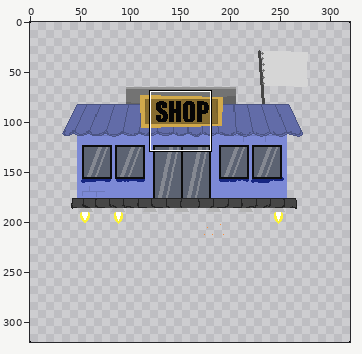
Two versions of one pixel-art file, public/assets/sprite_shop_blue.aseprite. The first picture is a wide view before the edit; the outline marks the close-up.
Close-up. Before:
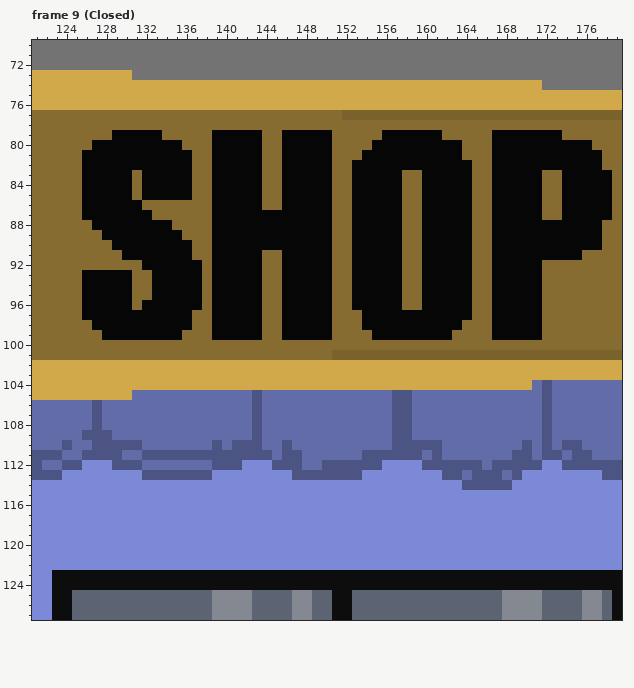
320x320 pixels, 12 frames. Colours within 5 levels of each other are drawn and written as one. Shown: frame 9 (Closed): x 121..179, y 70..127. The commit also changed other frames or places, which this record leaves out.
Once edited:
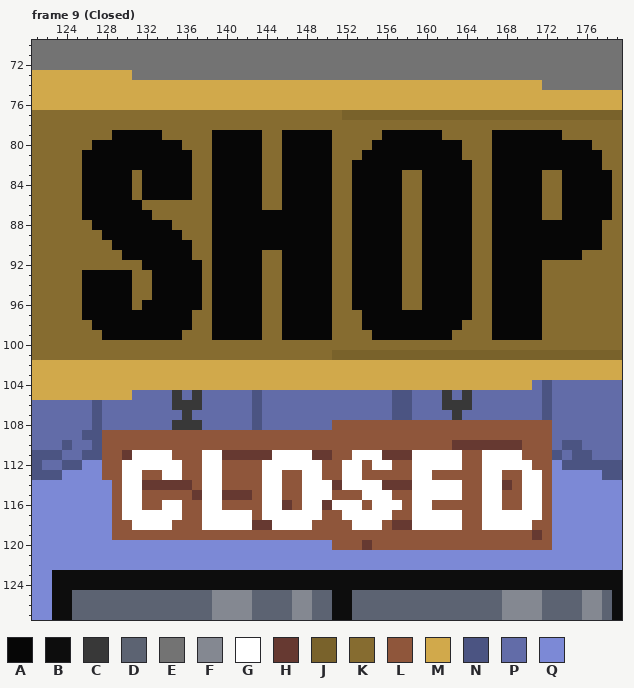
Palette (. is transparent): A #060606  B #0d0d0d  C #383838  D #5c6372  E #737373  F #848891  G #ffffff  H #663931  J #79622b  K #866c30  L #8f563b  M #d1a94b  N #4b5482  P #626ca8  Q #7c89d6
The commit says: Make shops prettier :)
The edit:
{"change": "layer \"Open/Closed\" added"}
{"where": "frame 9 (Closed), layer \"Open/Closed\""}
{"frame":9,"y":105,"x":135,"old":"P","new":"C"}
{"frame":9,"y":105,"x":137,"old":"P","new":"C"}
{"frame":9,"y":105,"x":162,"old":"P","new":"C"}
{"frame":9,"y":105,"x":164,"old":"P","new":"C"}
{"frame":9,"y":106,"x":135,"old":"PPP","new":"CCC"}
{"frame":9,"y":106,"x":162,"old":"PPP","new":"CCC"}
{"frame":9,"y":107,"x":136,"old":"P","new":"C"}
{"frame":9,"y":107,"x":163,"old":"P","new":"C"}
{"frame":9,"y":108,"x":135,"old":"PPP","new":"CCC"}
{"frame":9,"y":108,"x":151,"old":"PPPPPPNNPPPPPPPPPPPPPN","new":"LLLLLLLLLLLLLLLLLLLLLL"}
{"frame":9,"y":109,"x":128,"old":"NPPPPPPPPPPPPPPNPPPPPPPPPPPPPNNPPPPPPPPPPPPPN","new":"LLLLLLLLLLLLLLLLLLLLLLLLLLLLLLLLLLLLLLLLLLLLL"}
{"frame":9,"y":110,"x":128,"old":"NNNNPPPPPPPNPNNNPPNPPPPPPPPPPNNNNNPPPPPPPPNPN","new":"LLLLLLLLLLLLLLLLLLLLLLLLLLLLLLLLLLLHHHHHHHLLL"}
{"frame":9,"y":111,"x":128,"old":"NNPPNNNNNNNNNNNNNPNNPPPPPPNNNNNNPNPPPPPPPNNPN","new":"LLHGGGGLLLGGHHHHHGGGGHHLLGGGHHHGGGGGLLGGGGLLL"}
{"frame":9,"y":112,"x":128,"old":"QNNNPPPPPPPNNNQQQNNNPPNNNNNNQQQQNNNNNNPNNNNNQ","new":"LLGGGGGGLLGGLLLLGGGGGGLLGGLGGLLGGGGGLLGGGGGLL"}
{"frame":9,"y":113,"x":128,"old":"QQQQNNNNNNNQQQQQQQQNNNNNNNQQQQQQQQNNPNNNPNQQQ","new":"LLGGLLGGLLGGLLLLGGLLGGLLGGLLLLLGGLLLLLGGLLGGL"}
{"frame":9,"y":114,"x":129,"old":"QQQQQQQQQQQQQQQQQQQQQQQQQQQQQQQQQQQNNNNNQQQQ","new":"LGGHHHHHLGGLLLLGGLLGGGHGGGGHHHGGGGGLLGGHLGGL"}
{"frame":9,"y":115,"x":129,"old":"QQQQQQQQQQQQQQQQQQQQQQQQQQQQQQQQQQQQQQQQQQQQ","new":"LGGLLLLLHGGHHHLGGLLGGGLLLGGGLLGGGGGLLGGLLGGL"}
{"frame":9,"y":116,"x":129,"old":"QQQQQQQQQQQQQQQQQQQQQQQQQQQQQQQQQQQQQQQQQQQQ","new":"LGGLLGGLLGGLLLLGGHLGGHGGGLGGGLGGLLLLLGGLLGGL"}
{"frame":9,"y":117,"x":129,"old":"QQQQQQQQQQQQQQQQQQQQQQQQQQQQQQQQQQQQQQQQQQQQ","new":"LGGGGGGLLGGGGGLGGGGGGLLGGGGGLLGGGGGLLGGGGGGL"}
{"frame":9,"y":118,"x":129,"old":"QQQQQQQQQQQQQQQQQQQQQQQQQQQQQQQQQQQQQQQQQQQQ","new":"LLGGGGLLLGGGGGHHGGGGLLLLGGGLHHGGGGGLLGGGGGLL"}
{"frame":9,"y":119,"x":129,"old":"QQQQQQQQQQQQQQQQQQQQQQQQQQQQQQQQQQQQQQQQQQQQ","new":"LLLLLLLLLLLLLLLLLLLLLLLLLLLLLLLLLLLLLLLLLLHL"}
{"frame":9,"y":120,"x":151,"old":"QQQQQQQQQQQQQQQQQQQQQQ","new":"LLLHLLLLLLLLLLLLLLLLLL"}
